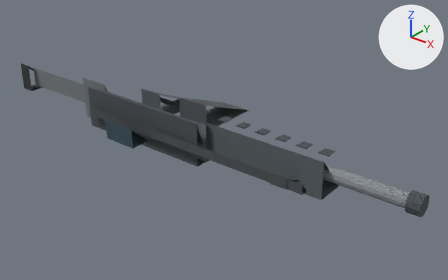
A saved change to the OBJ model assets/weapons/models/cssbc_mac10.obj.
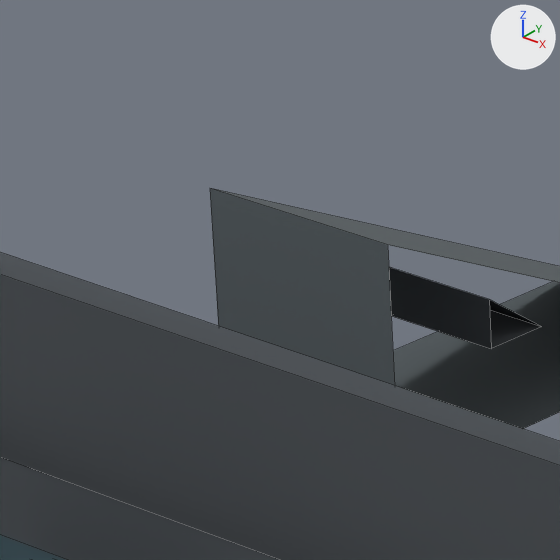
There are two pictures of each version: one whole from a 50 mm camera at (3.337, -3.444, 2.109) aimed at (0.404, 0.223, -0.164), one close up on the part from 27% to 40% of the width and 25% to 46% of the height. The axes (+X, +Y, +Z) are drawn at upper right. The lights are the same throughout. The older version's two pictures come first. The close-ups show mesh edges as thin lines. Where no turn or scale is listed for an object, it has been applied to the vertices.

The scene before the commit, as lines of its bpy script (objects in view):
```python
me_grip = bpy.data.meshes.new('Grip')
me_grip.from_pydata([(-0.45, 0.62, -0.12), (-0.22, 0.62, -0.12), (-0.22, 0.12, 0.12), (-0.45, 0.12, 0.12), (-0.45, 0.12, -0.12), (-0.22, 0.12, -0.12)], [], [(0, 1, 2, 3), (4, 3, 2, 5), (0, 4, 5, 1)])
me_grip.materials.append(mat_polymer)  # dark grey #596165
me_receiver = bpy.data.meshes.new('Receiver')
me_receiver.from_pydata([(-0.85, 0.16, -0.16), (0.55, 0.16, -0.16), (0.55, -0.18, 0.16), (-0.85, -0.18, 0.16), (-0.85, -0.18, -0.16), (0.55, -0.18, -0.16)], [], [(0, 1, 2, 3), (4, 3, 2, 5), (0, 4, 5, 1)])
me_receiver.materials.append(mat_receiver)  # grey #6f767c
me_trigger = bpy.data.meshes.new('Trigger')
me_trigger.from_pydata([(-0.35, 0.32, -0.025), (-0.22, 0.32, -0.025), (-0.22, 0.25, 0.025), (-0.35, 0.25, 0.025), (-0.35, 0.25, -0.025), (-0.22, 0.25, -0.025)], [], [(0, 1, 2, 3), (4, 3, 2, 5), (0, 4, 5, 1)])
me_trigger.materials.append(mat_darkmetal)  # dark grey #4b5055
ob_grip = bpy.data.objects.new('Grip', me_grip)
ob_grip.location = (0.0, 0.0, 0.0)
ob_receiver = bpy.data.objects.new('Receiver', me_receiver)
ob_receiver.location = (0.0, 0.0, 0.0)
ob_trigger = bpy.data.objects.new('Trigger', me_trigger)
ob_trigger.location = (0.0, 0.0, 0.0)
# also in view: 'Optic' at (-0.1, -0.395, 0.0); 'Upper' at (-0.1, -0.185, 0.0); 'Rail' at (0.425, -0.28, 0.0)
```
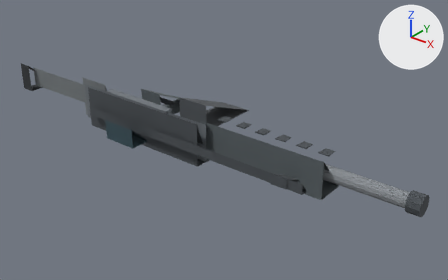
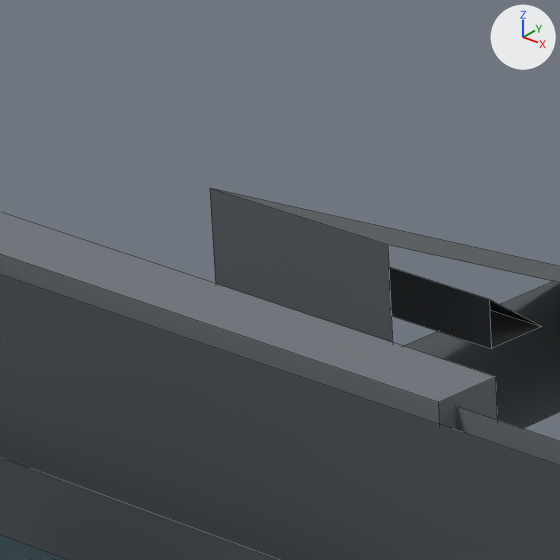
Commit message: Add distinctive silhouette component: MAC10 receiver slab

What differs and where, as boxes (x1, y1, x2, y2) in the close-ups (560 x 560 px):
'MAC10 receiver slab', added: after (0, 212, 498, 430)
'Receiver', unchanged, covered by the edit: before (0, 252, 560, 466); after (456, 406, 560, 466)

Diff of the bpy script that builds the scene:
```diff
--- a/assets/weapons/models/cssbc_mac10.obj.py
+++ b/assets/weapons/models/cssbc_mac10.obj.py
@@ me_mac10_receiver_slab @@
+me_mac10_receiver_slab.from_pydata(...)  # a box spanning x -0.55..0.15, y -0.2..-0.13, z -0.17..0.17
+me_mac10_receiver_slab.materials.append(mat_receiver)  # grey #6f767c
@@ ob_mac10_receiver_slab @@
+ob_mac10_receiver_slab = bpy.data.objects.new('MAC10 receiver slab', me_mac10_receiver_slab)
+ob_mac10_receiver_slab.location = (0.0, 0.0, 0.0)
```
